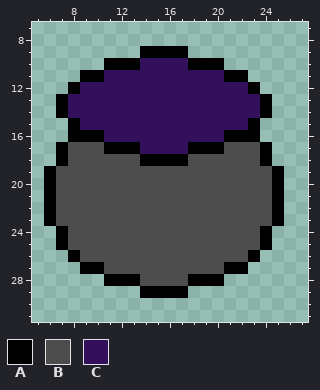
Pixel-art sprite, stored at House Haunters/Assets/Sprites/cauldron.png. Above is the file before it was changed.
The file is 32x32 pixels. Colours within 5 levels of each other are drawn and written as one. Shown: x 5..27, y 7..31.
Palette (. is transparent): A #000000  B #4d4d4d  C #32105b
Pixels before, first column x 6:
 9 ........AAAA........
10 .....AAACCCCAAA.....
11 ...AACCCCCCCCCCAA...
12 ..ACCCCCCCCCCCCCCA..
13 .ACCCCCCCCCCCCCCCCA.
14 .ACCCCCCCCCCCCCCCCA.
15 ..ACCCCCCCCCCCCCCA..
16 ..AAACCCCCCCCCCAAA..
17 .ABBBAAACCCCAAABBBA.
18 .ABBBBBBAAAABBBBBBA.
19 ABBBBBBBBBBBBBBBBBBA
20 ABBBBBBBBBBBBBBBBBBA
21 ABBBBBBBBBBBBBBBBBBA
22 ABBBBBBBBBBBBBBBBBBA
23 ABBBBBBBBBBBBBBBBBBA
24 .ABBBBBBBBBBBBBBBBA.
25 .ABBBBBBBBBBBBBBBBA.
26 ..ABBBBBBBBBBBBBBA..
27 ...AABBBBBBBBBBAA...
28 .....AAABBBBAAA.....
29 ........AAAA........
The result:
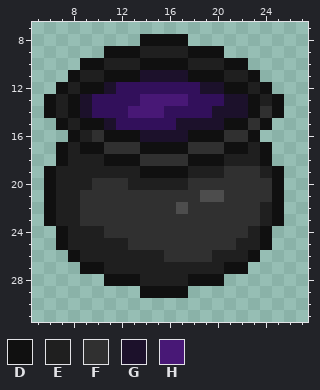
Colours new in this view: D #101010  E #1f1f1f  F #303030  G #1c112b  H #481876
Diff:
Changed rows in their new state; - is an unchanged pixel.
first column x 6:
 8 --------DDDD--------
 9 -----DDDEEEEDDD-----
10 ---DDEEEDDDDEEEDD---
11 --DEEDDDGGGGDDDEED--
12 -DEDDG-------GGDDED-
13 DEDG----HHHH---GGDED
14 DEDG---HHH----GGGDFD
15 -DEDDG-----GGGGDDFD-
16 --DEFDDDGGGGDDDFFD--
17 -DEDDFFFDDDDFFFDDED-
18 -DEEEDDDFFFFDDDEEED-
19 DEEEEEEEDDDDEEEFFFED
20 DEEEFFFEEEEEFFFFFFFD
21 DEEFFFFFFFFFF--FFFFD
22 DEEFFFFFFFF-FFFFFFED
23 DEEFFFFFFFFFFFFFFFED
24 -DEEEFFFFFFFFFFFFED-
25 -DEEEEEFFFFFFFFFEED-
26 --DEEEEEEEFFFFEEED--
27 ---DDEEEEEEEEEEDD---
28 -----DDDEEEEDDD-----
29 --------DDDD--------
